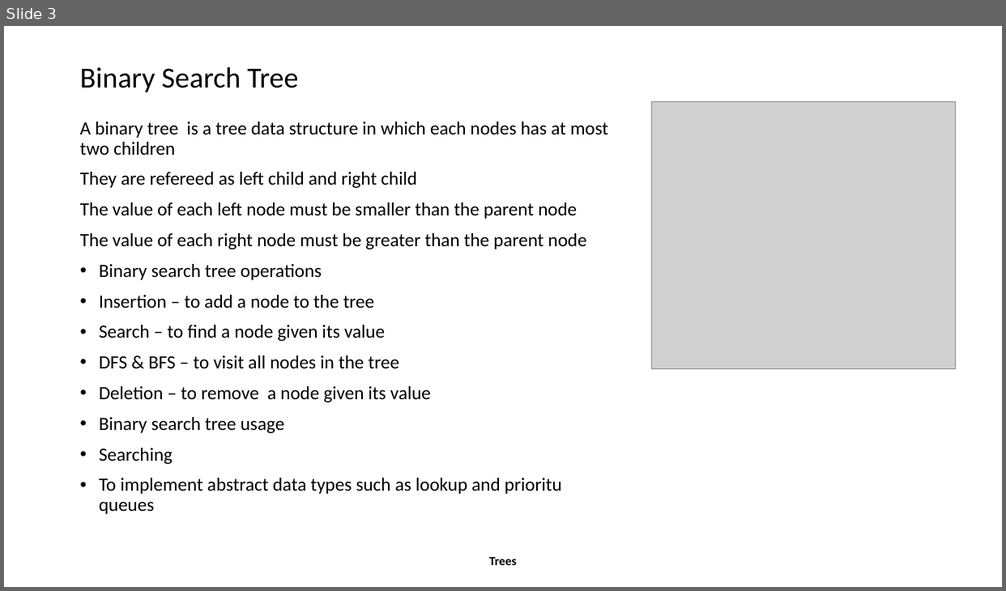
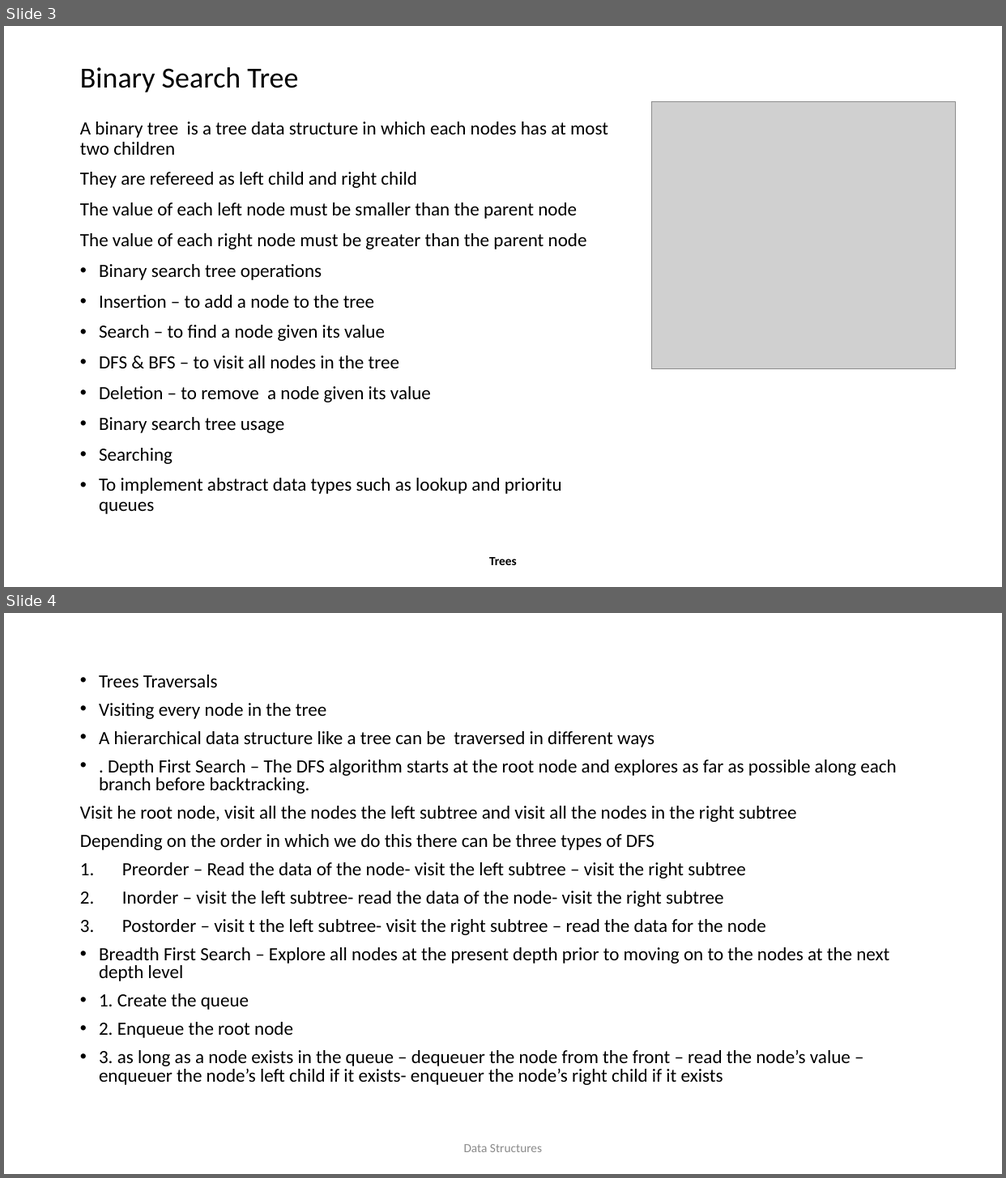
Before and after one commit to divyaparyani67/DSA, a slide deck: Data Structures/BST/Tree.pptx. Shown one above the other, each under a label of ours: slide 3 before the commit, slides 3 and 4 after it. The pictures are 1006x591 and 1006x1178 pixels, drawn with LibreOffice and Linux fonts; fonts in the diff are those of the drawing; grey boxes stand for pictures. Boxes give left, top, right and bottom in pixels: in the first picture for what was removed or moved away, otherwise in the second. Text is boxed around its words. In the diff, an @@ line names an element or a change of style, - is before the commit and + after.

```diff
--- a/Data Structures/BST/Tree.pptx
+++ b/Data Structures/BST/Tree.pptx
@@ slide 4 added at (4,613,1002,1174), background #FFFFFF @@
@@ text added at (80,675,896,1085), 18 pt, text #000000 @@
+• Trees Traversals
+• Visiting every node in the tree
+• A hierarchical data structure like a tree can be traversed in different ways
+• . Depth First Search – The DFS algorithm starts at the root node and explores as far as possible along each branch before backtracking.
+Visit he root node, visit all the nodes the left subtree and visit all the nodes in the right subtree
+Depending on the order in which we do this there can be three types of DFS
+1. Preorder – Read the data of the node- visit the left subtree – visit the right subtree
+2. Inorder – visit the left subtree- read the data of the node- visit the right subtree
+3. Postorder – visit t the left subtree- visit the right subtree – read the data for the node
+• Breadth First Search – Explore all nodes at the present depth prior to moving on to the nodes at the next depth level
+• 1. Create the queue
+• 2. Enqueue the root node
+• 3. as long as a node exists in the queue – dequeuer the node from the front – read the node’s value – enqueuer the node’s left child if it exists- enqueuer the node’s right child if it exists
@@ text added at (464,1144,542,1152), 12 pt, text #8C8C8C @@
+Data Structures
```
Also in this commit, not shown: 4 other files.
